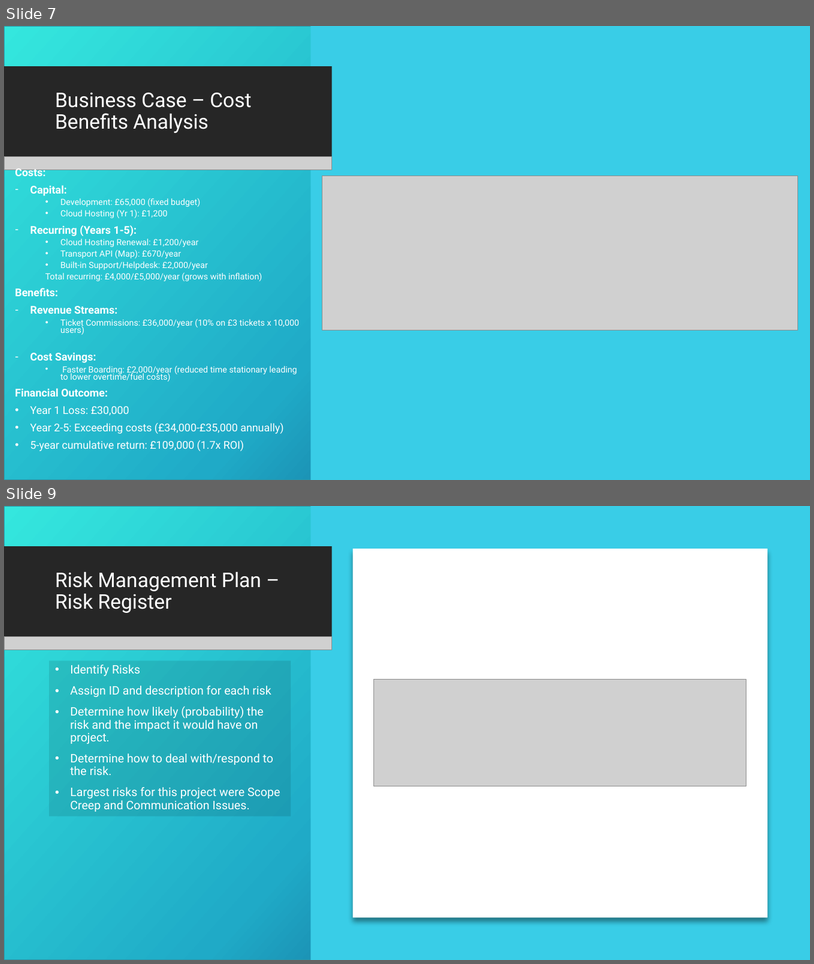
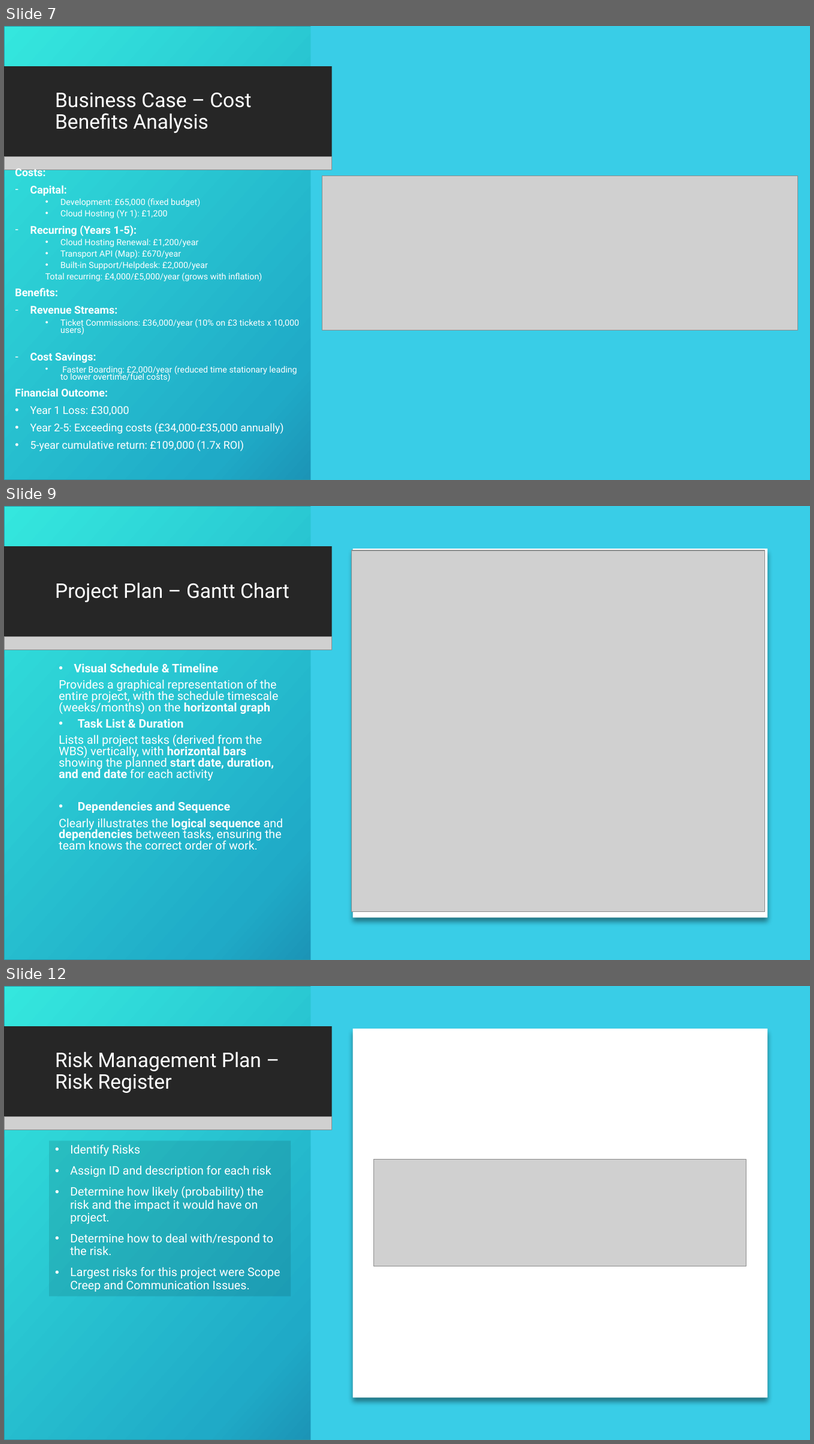
Before and after one commit to c3026923/south-yorkshire-bus-journey-planner, a slide deck: SY Bus Journey Planner Presentation.pptx. Shown one above the other, each under a label of ours: slides 7 and 9 before the commit, slides 7, 9 and 12 after it; the slides between them are not shown. The pictures are 814x964 and 814x1444 pixels, drawn with LibreOffice and Linux fonts; fonts in the diff are those of the drawing; grey boxes stand for pictures; background and template pictures are left out. Boxes give left, top, right and bottom in pixels: in the first picture for what was removed or moved away, otherwise in the second. Text is boxed around its words. In the diff, an @@ line names an element or a change of style, - is before the commit and + after.

```diff
--- a/SY Bus Journey Planner Presentation.pptx
+++ b/SY Bus Journey Planner Presentation.pptx
@@ slide 9 added at (x1=4, y1=506, x2=810, y2=960), background picture (left out); not listed: 2 template elements that a slide beside it also shows @@
@@ rectangle added at (x1=4, y1=506, x2=810, y2=960), fill gradient #36E6DD to #21ABC8 to #0C2263, outline #2A98AB 1 pt @@
@@ rectangle added at (x1=311, y1=506, x2=810, y2=960), fill #39CDE7 @@
@@ rectangle added at (x1=4, y1=547, x2=332, y2=637), fill #262626 @@
@@ picture added at (x1=352, y1=550, x2=765, y2=912) @@
@@ rectangle added at (x1=353, y1=549, x2=768, y2=918), fill #FFFFFF @@
@@ title added at (x1=55, y1=582, x2=290, y2=602), 24 pt, text #FFFFFF @@
+Project Plan – Gantt Chart
@@ picture added at (x1=4, y1=636, x2=332, y2=649) @@
@@ text added at (x1=59, y1=663, x2=284, y2=849), 14 pt, text #FFFFFF @@
+• Visual Schedule & Timeline
+Provides a graphical representation of the entire project, with the schedule timescale (weeks/months) on the horizontal graph
+• Task List & Duration
+Lists all project tasks (derived from the WBS) vertically, with horizontal bars showing the planned start date, duration, and end date for each activity
+• Dependencies and Sequence
+Clearly illustrates the logical sequence and dependencies between tasks, ensuring the team knows the correct order of work.
@@ what was slide 9 is now slide 12 @@
```
Also in this commit, not shown: 2 slides changed, 6 other slides added, 3 slides removed.
